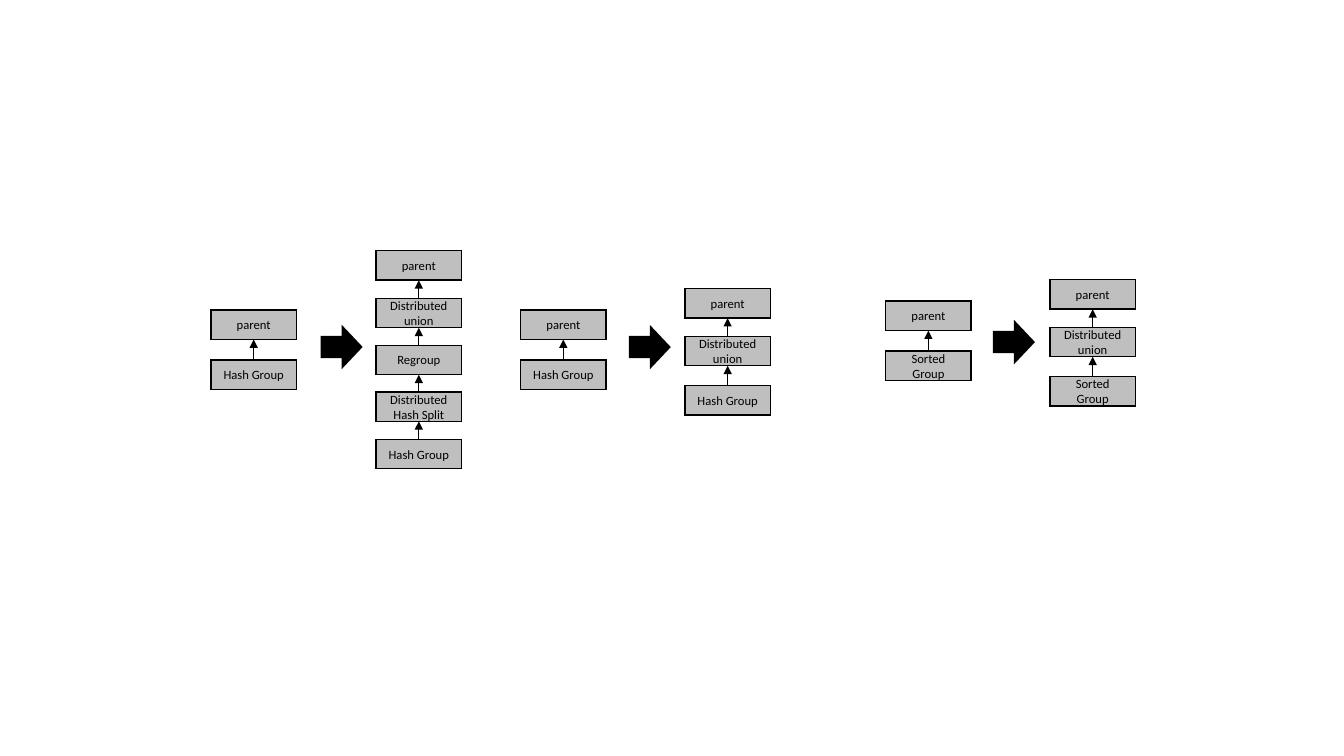
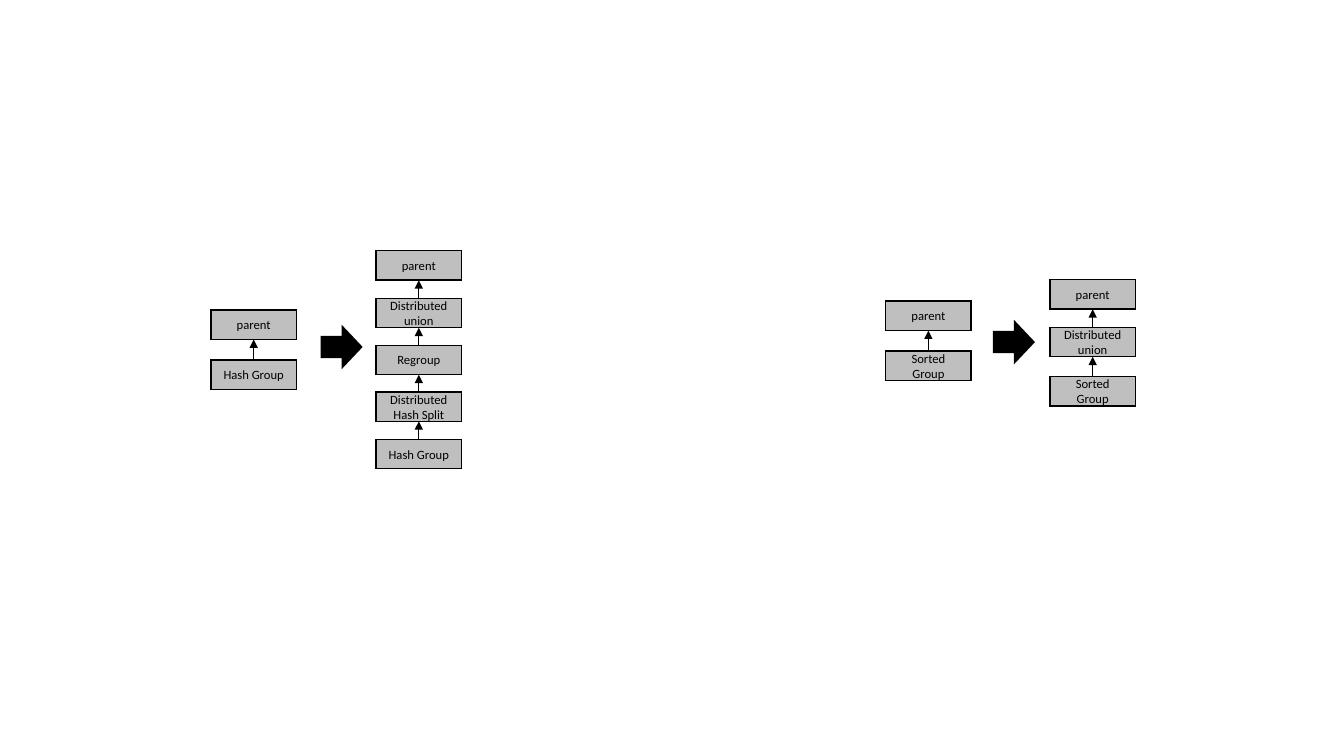
Before and after one commit to scott-zgeng/thor, a slide deck: slide 47 of doc/thor architecture.pptx. Drawn at 1344x756 pixels with LibreOffice and Linux fonts; fonts in the diff are those of the drawing. Boxes give left, top, right and bottom in pixels: in the first picture for what was removed or moved away, otherwise in the second. Text is boxed around its words. In the diff, an @@ line names an element or a change of style, - is before the commit and + after.

```diff
--- a/doc/thor architecture.pptx
+++ b/doc/thor architecture.pptx
@@ rectangle removed at bbox=[685, 288, 770, 318] @@
-parent
@@ rectangle removed at bbox=[520, 311, 606, 340] @@
-parent
@@ right arrow removed at bbox=[629, 325, 671, 369] @@
@@ arrow removed from (728, 337) to (728, 319) @@
@@ arrow removed from (564, 360) to (564, 340) @@
@@ rectangle removed at bbox=[685, 337, 770, 366] @@
-Distributed union
@@ rectangle removed at bbox=[520, 360, 606, 389] @@
-Hash Group
@@ rectangle removed at bbox=[685, 386, 770, 415] @@
-Hash Group
@@ arrow removed from (728, 386) to (728, 366) @@
```
Also in this commit, not shown: 3 other slides changed, 1 slide added, 1 other file.
